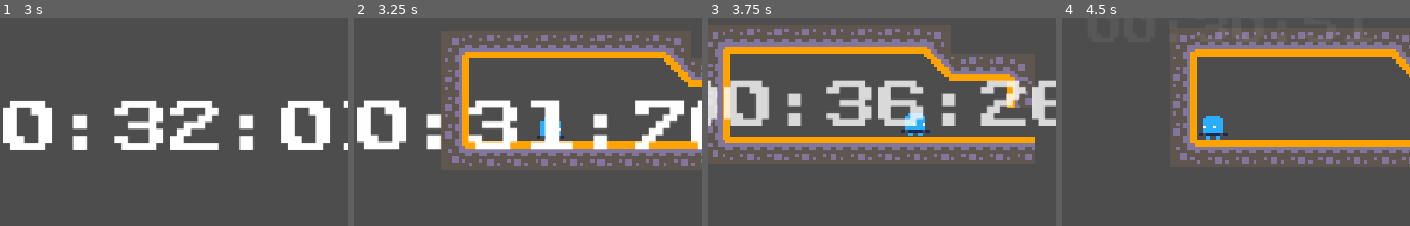
Above: before the commit, frames 1-4 (left to right).
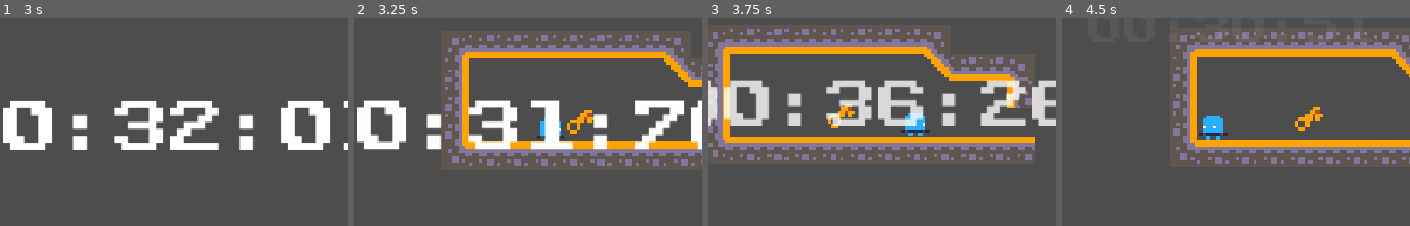
Above: after the commit, the same moments.

Repository: GameJam-NACRE/GMTK-2026
Game: Godot game, scene res://main.tscn
Same seed, same stepped clock (60 frames per second), same inputs: the game is played once before the commit and once after it.
Inputs:
- Up to frame 1 (3 s): tap Enter at 0.5 s; hold D (move_right) 0.53-2.03 s; tap P at 0.6, 2.1 s; tap W (move_up) at 0.77, 1.52 s; tap O at 1.35, 2.85 s; hold A (move_left) 2.03-2.78 s; hold D (move_right) from 2.78 s (still down)
- Up to frame 2 (3.25 s): keep holding D (move_right); tap W (move_up) at 3.02 s
- Up to frame 3 (3.75 s): keep holding D (move_right); tap P at 3.6 s
- Up to frame 4 (4.5 s): tap W (move_up) at 3.77 s; release D (move_right) at 4.28 s; hold A (move_left) from 4.28 s (still down); tap O at 4.35 s
The pictures show only the part of the screen within x 33-83%, y 29-79%; the shares and areas given below are measured in that part.

Frame 1 is identical in both runs. In frame 2, 0.3% of the frame differs, in the area x 61-70%, y 44-56%; in frame 3, 0.3%; in frame 4, 0.4%, in the area x 66-75%, y 42-55%.

Commit message:
ajout test map

Diff:
--- a/scenes/levels/phase0/level_0.tscn
+++ b/scenes/levels/phase0/level_0.tscn
@@ -3,6 +3,7 @@
 [ext_resource type="Script" uid="uid://b7ujbggnhwaas" path="res://src/levels/phase0/level_0.gd" id="1_t37um"]
 [ext_resource type="PackedScene" uid="uid://c2qe3wclb74iq" path="res://scenes/levels/level_base.tscn" id="2_owwfv"]
 [ext_resource type="PackedScene" uid="uid://sovpl6crotce" path="res://scenes/levels/components/dial_area.tscn" id="2_qkbp5"]
+[ext_resource type="PackedScene" uid="uid://bq7xl0354110l" path="res://scenes/items/key_collectible.tscn" id="4_l1gp7"]
 
 [node name="Level0" unique_id=659112569 instance=ExtResource("2_owwfv")]
 script = ExtResource("1_t37um")
@@ -14,7 +15,6 @@
 position = Vector2(738, 540)
 
 [node name="TileMapLayer" parent="." index="2" unique_id=1575191976]
-texture_filter = 1
 tile_map_data = PackedByteArray("AAAJAA4AAAAEAAIAAAAKAA4AAAAEAAIAAAALAA4AAAAEAAIAAAAMAA4AAAAEAAIAAAANAA4AAAAEAAIAAAAOAA …(384 unchanged characters)…
 
 [node name="DialAreas" type="Node2D" parent="." index="3" unique_id=84416281]
@@ -24,3 +24,6 @@
 [node name="DialArea2" parent="DialAreas" index="1" unique_id=549837723 instance=ExtResource("2_qkbp5")]
 position = Vector2(583, 539)
 dialogue_id = 1
+
+[node name="KeyCollectible" parent="." index="4" unique_id=411868467 instance=ExtResource("4_l1gp7")]
+position = Vector2(481, 528)
